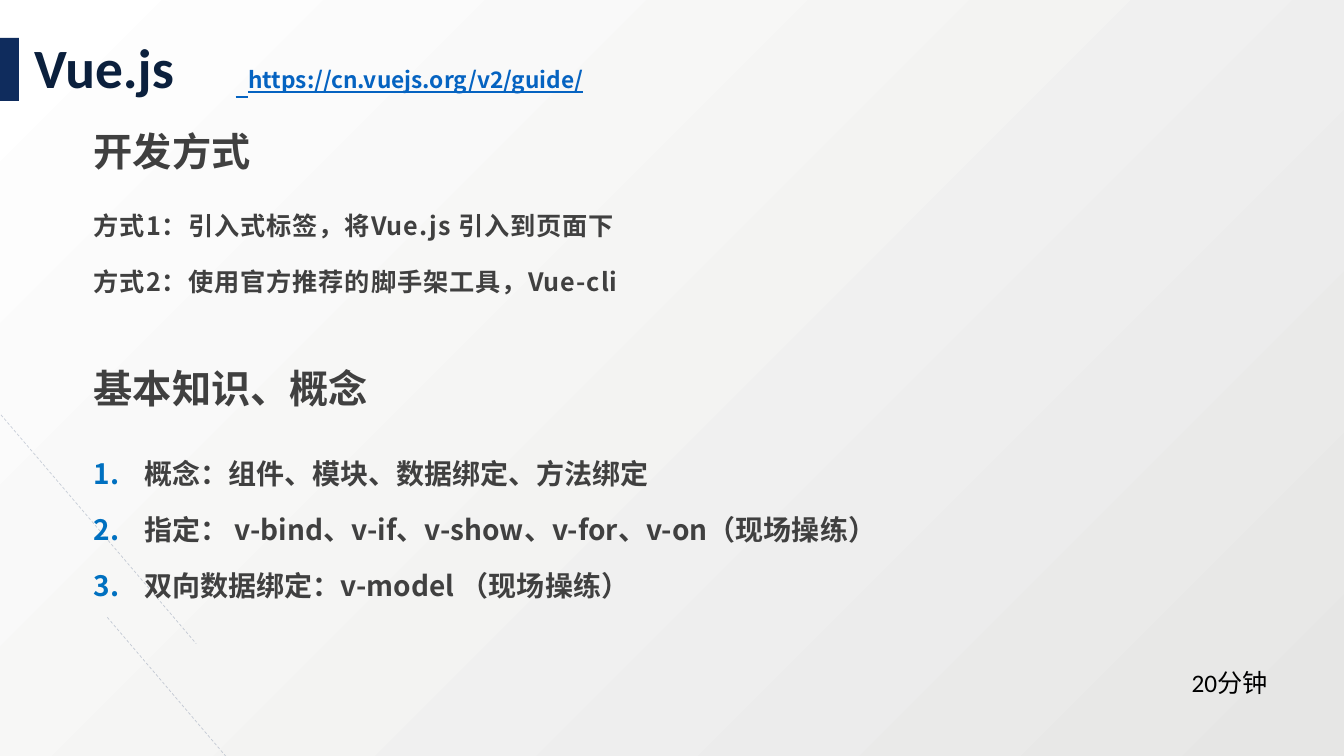
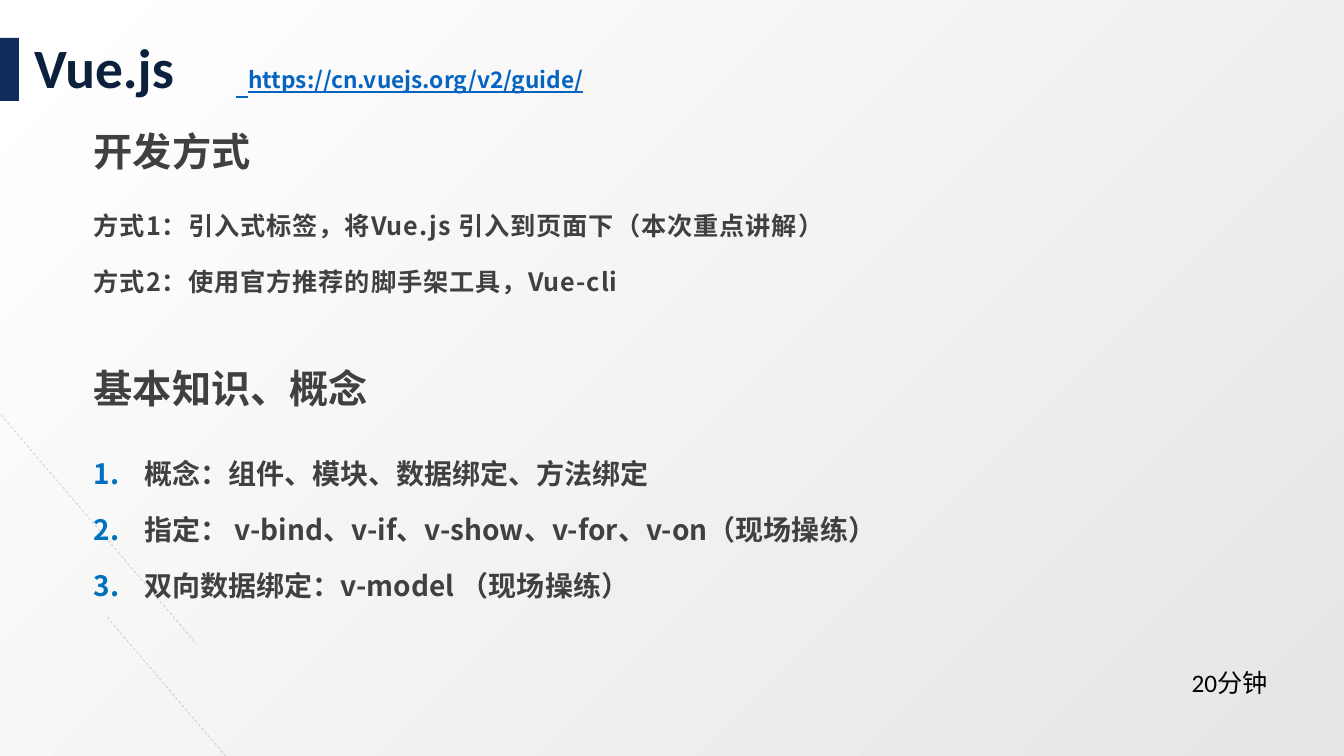
Before and after one commit to hmesingfw/charantia, a slide deck: slide 4 of demo/vue-demo/Vue 学习培训.pptx. Drawn at 1344x756 pixels with LibreOffice and Linux fonts; fonts in the diff are those of the drawing. Boxes give left, top, right and bottom in pixels: in the first picture for what was removed or moved away, otherwise in the second. Text is boxed around its words. In the diff, an @@ line names an element or a change of style, - is before the commit and + after.

```diff
--- a/demo/vue-demo/Vue 学习培训.pptx
+++ b/demo/vue-demo/Vue 学习培训.pptx
@@ text at bbox=[94, 213, 823, 241]: text changed @@
-方式1：引入式标签，将Vue.js 引入到页面下
+方式1：引入式标签，将Vue.js 引入到页面下（本次重点讲解）
```
Also in this commit, not shown: 3 other slides changed, 1 slide added, 31 other files.
